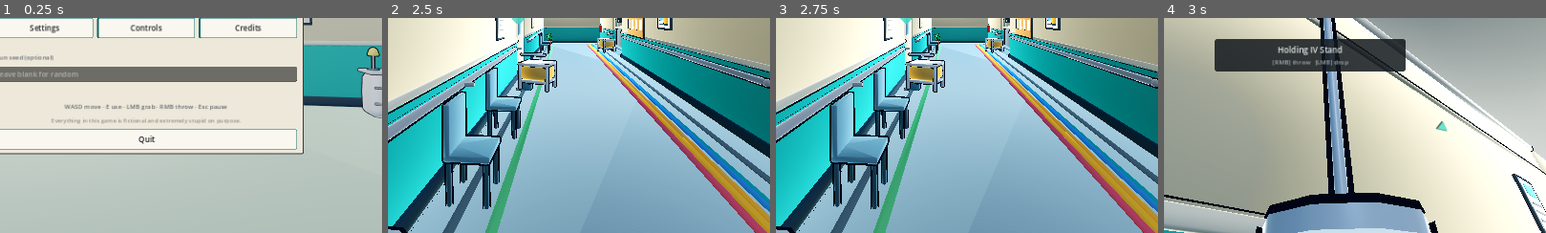
Above: before the commit, frames 1-4 (left to right).
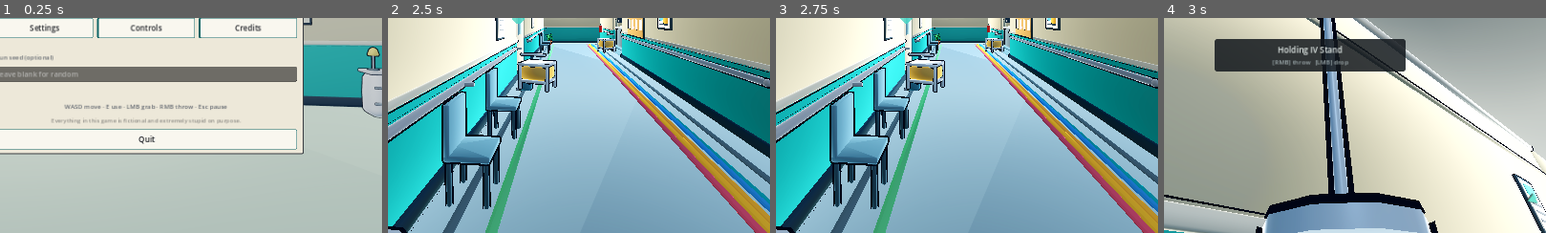
Above: after the commit, the same moments.

Repository: masonobegi/crypts-of-chaos
Game: Godot game, scene res://scenes/Boot.tscn
Same seed, same stepped clock (60 frames per second), same inputs: the game is played once before the commit and once after it.
Inputs (mouse positions are % of the whole screen's width and height, from its top left):
- Up to frame 1 (0.25 s): no input
- Up to frame 2 (2.5 s): click (50, 63) at 0.52 s; type "12" at 0.6 s; click "New Career" at 1.25 s; click "Start the round" at 2 s
- Up to frame 3 (2.75 s): no input
- Up to frame 4 (3 s): tap Enter at 2.75 s; move the mouse to (55, 50) at 2.77 s; hold W (move_forward) from 2.78 s (still down); hold Ctrl (crouch) from 2.78 s (still down); click (55, 50) at 2.92 s
The pictures show only the part of the screen within x 31-81%, y 50-100%; the shares and areas given below are measured in that part.

Frames 1-3 are identical in both runs. In frame 4, 0.2% of the frame differs, in the area x 71-98%, y 48-87%.

Commit message:
Five rooms that no longer exist, and a pointer that pointed at nothing
Hospital.point_in push_errors and returns Vector3.ZERO for a room it does not
have, and push_error goes to a log nobody reads while playing. Five rooms were
demolished in the redesign — lobby, day_room, ward_101, ward_105, supply — and
call sites went on asking for them.

The worst was the ambience system, which picked four of its six rooms from that
list: two thirds of the hospital's ambient sound came from the single corner
where the corridor meets the station, on a 30m falloff in a 29m building. And
the five-bed bay where the entire game takes place was never named at all, so
the ward had no ambience of its own for as long as it has existed. A discharged
patient walked to the origin instead of out of the building; so did a leaving
visitor; so did anybody who got up to wander, via a day_room branch that was
hard-coded false and carried four barks that could never be said.

Checked by grepping the source now rather than by exercising the paths, because
the wander and discharge branches are rare and the ambience one is a random
pick — none is reliably reachable in a smoke run, which is exactly why they
survived. It caught a sixth on its first run: my own comment saying day_room had
been removed. It skips comments.

The off-screen objective arrow put itself on a circle inscribed in the SHORTER
axis, radius 404px on 1600x900, so a marker off to the left or right drew its
arrow four hundred pixels inside the frame — a pale teal triangle floating over
a wall on a ward with a teal dado, which reads as a stray placeholder mesh. Both
comments above it already claimed it pinned to the edge. It does now.

And the returning test result was silent. Only "money" and "bad" toasts played
anything and nothing in the project ever emits "money", so one toast kind in the
game had audio. The result is the only delayed payoff in the loop — five minutes
to order, seventy-five to wait — and it arrived as a small grey rectangle with
no sound, often behind an open card, where it could expire unseen.

Co-Authored-By: Claude Opus 5 <noreply@anthropic.com>
Claude-Session: https://claude.ai/code/session_012v14cF2GepYx5imtAqBXn5

Diff:
--- a/scripts/autoload/EventBus.gd
+++ b/scripts/autoload/EventBus.gd
@@ -39,7 +39,7 @@
 signal item_broke(item: Node)
 
 # ---------------------------------------------------------------- ui / feedback
-signal toast(text: String, kind: String)   ## kind: info|good|bad|money|suspicion
+signal toast(text: String, kind: String)   ## info|good|bad|money|result|suspicion
 signal subtitle(speaker: String, text: String, seconds: float)
 ## Fixtures ask the UI layer to open a screen. context carries whatever the
 ## screen needs (patient id, machine reference, terminal mode).
--- a/scripts/npc/patient_npc.gd
+++ b/scripts/npc/patient_npc.gd
@@ -254,26 +254,21 @@
 	var h = get_tree().get_first_node_in_group("hospital")
 	if h == null:
 		return
-	# A psychiatric admission with a day room to sit in will use it, and will
-	# stay a good while. That matters more than it looks: recovery is scored
-	# against the comfort of the room they are ACTUALLY in, so a cold, dark day
-	# room slows down every psych patient on the floor at once, from a
-	# thermostat nobody associates with any of them.
-	var day_room := false  # there is no day room; the ward is the ward
-	if day_room:
-		urge = maxf(urge, 0.45)
+	# THE DAY ROOM IS GONE, and so is the recovery-by-room-comfort model the
+	# branch below was scoring against. What was left was a `day_room` local
+	# hard-coded to false, three dead conditionals reading it, four barks that
+	# could never be said, and a `point_in("day_room")` that resolved to
+	# Vector3.ZERO through a push_error nobody sees — so a patient who got up
+	# walked to the corner where the corridor meets the station rather than
+	# anywhere in the building.
 	if not RNG.chance("patient_wander", urge):
 		return
 	state = State.WANDERING
-	_timer = 40.0 if day_room else 12.0
-	goto(h.point_in("day_room", "day_room_pt") if day_room
-		else h.point_in("corridor", "patient_wander_pt"))
+	_timer = 12.0
+	goto(h.point_in("corridor", "patient_wander_pt"))
 	say(String(RNG.pick("wander_bark", [
 		"I'm just going to stretch my legs.", "Where's the tea?",
 		"I need to speak to someone.", "Is this the way out?",
-	]) if not day_room else RNG.pick("day_room_bark", [
-		"I'll be in the day room.", "There's a jigsaw. I'm told it's missing a piece.",
-		"The telly's on. It's always on.", "I prefer it in there. It's warmer.",
 	])), 3.0)
 	WorldEvent.new("patient_wandering", "").at(global_position, current_room()) \
 		.about(data.id).heard(0.0, 10.0).tag("chaos") \
@@ -346,7 +341,10 @@
 		bed.occupant = null
 	var h = get_tree().get_first_node_in_group("hospital")
 	if h:
-		goto(h.point_in("lobby", "discharge_pt"), false)
+		# "lobby" was demolished in the redesign, so a discharged patient walked
+		# to Vector3.ZERO — the corner where the corridor meets the station —
+		# rather than out of the building, after a push_error nobody sees.
+		goto(h.point_in("corridor", "discharge_pt"), false)
 	say(String(RNG.pick("leave_bark", [
 		"Thanks, doctor.", "Finally.", "I'll not be coming back here.",
 		"Cheers. I think.",
--- a/scripts/npc/visitor_npc.gd
+++ b/scripts/npc/visitor_npc.gd
@@ -105,7 +105,8 @@
 	state = State.LEAVING
 	var h = get_tree().get_first_node_in_group("hospital")
 	if h:
-		goto(h.point_in("lobby", "visitor_leave_pt"))
+		# "lobby" is not a room in this building any more.
+		goto(h.point_in("corridor", "visitor_leave_pt"))
 
 # A visitor was somebody you could talk to: prompt() offered it and interact()
 # opened the dialogue screen. That screen went with Dialogue, and there is
--- a/scripts/systems/ambience.gd
+++ b/scripts/systems/ambience.gd
@@ -46,8 +46,17 @@
 	# Deliberately placed AWAY from the player, so ambience never gets confused
 	# with a prop falling over next to them.
 	var player = get_tree().get_first_node_in_group("player")
+	# THE ROOMS THAT EXIST, WEIGHTED TOWARD THE ONE YOU ARE STANDING IN.
+	#
+	# This picked from six keys and the building has four: `lobby`, `ward_101`,
+	# `ward_105` and `supply` were all demolished in the redesign. Four of every
+	# six picks missed, fell through `Hospital.point_in`'s push_error to
+	# Vector3.ZERO, and played from the corner where the corridor meets the
+	# station — audible right across a 29m building on a 30m falloff. And the
+	# five-bed bay, where the entire game happens, was never named at all: the
+	# ward had no ambience of its own for as long as it has existed.
 	var pos := hospital.point_in(String(RNG.pick("ambience_room",
-		["corridor", "lobby", "station", "ward_101", "ward_105", "supply"])), "ambience_pt")
+		["ward", "ward", "ward", "corridor", "station", "office"])), "ambience_pt")
 	if player != null and pos.distance_to(player.global_position) < 8.0:
 		return
 	AudioMgr.play_at_var(String(spec[0]), pos, float(spec[1]), float(spec[2]))
--- a/scripts/systems/ward_day.gd
+++ b/scripts/systems/ward_day.gd
@@ -71,7 +71,10 @@
 		var order := records.by_id(String(eid))
 		if order != null and order.fulfilled_by == "":
 			var r := resolve_test(order)
-			EventBus.toast.emit("%s is back." % order.order_kind.capitalize(), "info")
+			# "result", not "info". This is the only delayed payoff in the loop —
+			# five minutes to order, seventy-five to come back — and it shared a
+			# silent toast kind with every hint in the game.
+			EventBus.toast.emit("%s is back." % order.order_kind.capitalize(), "result")
 	# Vinnie does not wait, and neither does the day. The whole pitch is a
 	# number owed at eight o'clock, and until this existed nothing anywhere
 	# read DEBT_DUE_MINUTE — a player could wander until three in the morning
--- a/scripts/ui/hud.gd
+++ b/scripts/ui/hud.gd
@@ -246,7 +246,18 @@
 	if dir.length() < 1.0:
 		dir = Vector2(0, -1)
 	dir = dir.normalized()
-	var edge: Vector2 = centre + dir * (minf(rect.x, rect.y) * 0.5 - margin)
+	# TO THE EDGE OF THE SCREEN, which is what the two comments above this both
+	# claim it does. A circle inscribed in the SHORTER axis has a radius of 404px
+	# on 1600x900, so a marker off to the left or right put its arrow at x=396 or
+	# x=1204 — four hundred pixels inside the frame, floating in mid-air over a
+	# wall or a curtain. It is a pale teal triangle on a ward with a teal dado,
+	# and it reads as a stray placeholder mesh rather than as a pointer. Scaled
+	# to the rectangle instead: whichever axis the ray leaves through decides the
+	# distance, so it lands ON the border on any aspect ratio.
+	var half: Vector2 = centre - Vector2(margin, margin)
+	var tx: float = half.x / maxf(absf(dir.x), 0.0001)
+	var ty: float = half.y / maxf(absf(dir.y), 0.0001)
+	var edge: Vector2 = centre + dir * minf(tx, ty)
 	_arrow.position = edge - Vector2(14, 18)
 	_arrow.rotation = dir.angle() + PI * 0.5
 	_arrow.text = "▲"
@@ -401,10 +412,22 @@
 	p.mouse_filter = Control.MOUSE_FILTER_IGNORE
 	l.mouse_filter = Control.MOUSE_FILTER_IGNORE
 	_last_toast_label = l
-	if kind == "money":
-		AudioMgr.play("money", -14.0)
-	elif kind == "bad":
-		AudioMgr.play("error", -14.0)
+	# EVERY TOAST MAKES A SOUND EXCEPT THE ONES THAT SHOULD NOT.
+	#
+	# Only "money" and "bad" played anything, and nothing in the project ever
+	# emits "money" — so in practice one toast kind in the game had audio. The
+	# returning test result is the single delayed payoff in the whole loop: you
+	# spend five minutes ordering it and seventy-five waiting, and it arrived as
+	# a small grey rectangle in the corner with no sound, frequently while a card
+	# was open on top of it. It could land and expire completely unseen.
+	match kind:
+		"money": AudioMgr.play("money", -14.0)
+		"bad": AudioMgr.play("error", -14.0)
+		"result": AudioMgr.play("beep", -10.0, 1.35)
+		# Deliberately silent: suspicion toasts are the game telling you
+		# something you are supposed to notice out of the corner of your eye.
+		"suspicion": pass
+		_: AudioMgr.play("paper", -20.0, 1.1)
 	while _toasts.get_child_count() > 3:
 		_toasts.get_child(0).free()
 	# Guard every await: the HUD can be torn down while a toast is still
--- a/tests/smoke_impl.gd
+++ b/tests/smoke_impl.gd
@@ -154,6 +154,7 @@
 	_check_the_new_verbs(w)
 	_check_the_room_is_watching(w)
 	_check_no_sign_is_mirrored()
+	_check_every_room_named_in_source_exists()
 	_check_the_crosshair_keeps_the_secret(w)
 	# HEADROOM. Every verb below costs ward minutes — a note is eight, a nurse
 	# review fifteen, an examination fifteen, the registrar twenty-five — and
@@ -256,6 +257,70 @@
 	_ok(real.is_empty(),
 		"and looking at somebody does not say whether they are ill%s"
 			% ("" if real.is_empty() else ": " + ", ".join(real)))
+
+## EVERY ROOM NAME IN THE SOURCE IS A ROOM THAT EXISTS.
+##
+## `Hospital.point_in` push_errors and returns Vector3.ZERO for a room it does
+## not have, and push_error goes to a log nobody reads during play. Four rooms
+## were demolished in the redesign — `lobby`, `day_room`, `ward_101`,
+## `ward_105`, `supply` — and five call sites went on asking for them: the
+## ambience system picked four of its six rooms from that list, so two thirds of
+## the hospital's ambient sound came from the one corner where the corridor
+## meets the station, on a 30m falloff in a 29m building, and the five-bed bay
+## where the whole game happens was never named at all. A discharged patient
+## walked to the origin instead of out; so did a leaving visitor.
+##
+## Greps the source rather than exercising the paths, because the wandering and
+## discharge branches are rare and the ambience one is a random pick — none of
+## them is reliably reachable in a smoke run, which is exactly why they survived.
+func _check_every_room_named_in_source_exists() -> void:
+	var h = tree.get_first_node_in_group("hospital")
+	if h == null:
+		_fail("no hospital")
+		return
+	var known := {}
+	for r in h.room_list():
+		known[String(r.key)] = true
+	var bad: Array = []
+	var checked := 0
+	for path in ["res://scripts/systems/ambience.gd", "res://scripts/npc/patient_npc.gd",
+			"res://scripts/npc/visitor_npc.gd", "res://scripts/npc/staff_npc.gd",
+			"res://scripts/core/game.gd", "res://scripts/systems/patient_system.gd"]:
+		var f := FileAccess.open(path, FileAccess.READ)
+		if f == null:
+			continue
+		# COMMENTS ARE NOT CALL SITES. The first run of this failed on
+		# `day_room` and the only remaining mention of it in the project was the
+		# comment explaining that it had been removed.
+		var lines: PackedStringArray = f.get_as_text().split("\n")
+		f.close()
+		var kept: PackedStringArray = PackedStringArray()
+		for ln in lines:
+			if String(ln).strip_edges().begins_with("#"):
+				continue
+			kept.append(String(ln))
+		var src := "\n".join(kept)
+		var re := RegEx.new()
+		re.compile('point_in\\(\\s*"([a-z_0-9]+)"')
+		for m in re.search_all(src):
+			checked += 1
+			var key := m.get_string(1)
+			if not known.has(key) and not bad.has(key):
+				bad.append(key)
+		# ...and the room lists the ambience system picks from by name.
+		var re2 := RegEx.new()
+		re2.compile('ambience_room",\\s*\\[([^\\]]*)\\]')
+		for m2 in re2.search_all(src):
+			for raw in m2.get_string(1).split(","):
+				var k := raw.strip_edges().replace('"', "")
+				if k == "":
+					continue
+				checked += 1
+				if not known.has(k) and not bad.has(k):
+					bad.append(k)
+	_ok(checked > 5, "there are room names in the source to check (%d)" % checked)
+	_ok(bad.is_empty(), "and every one of them is a room that exists%s"
+		% ("" if bad.is_empty() else ": " + ", ".join(bad)))
 
 ## NO SIGN IN THE BUILDING RENDERS ITS OWN MIRROR IMAGE.
 ##
